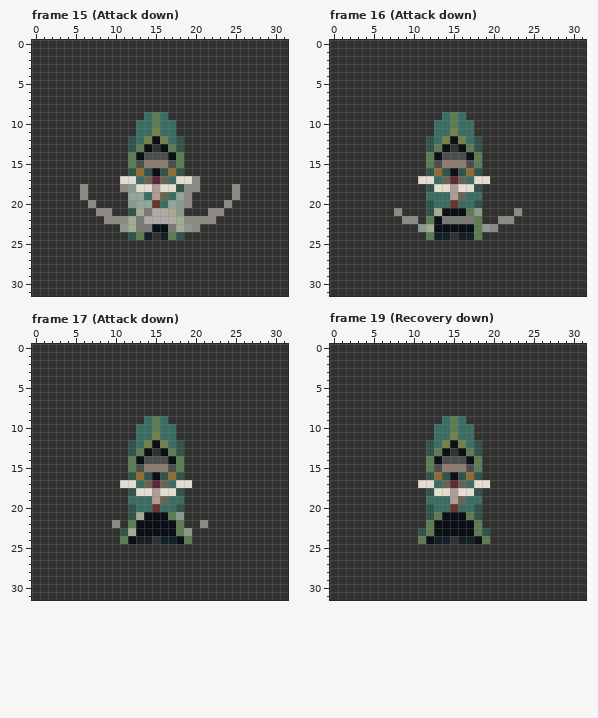
Pixel-art file -- Assets/Sprites/Hero.ase. This is how it looked before the edit.
32x32 pixels, 33 frames. Colours within 5 levels of each other are drawn and written as one. Shown: frame 15 (Attack down), frame 16 (Attack down), frame 17 (Attack down), frame 19 (Recovery down). The commit also changed other frames, which this record leaves out.
After:
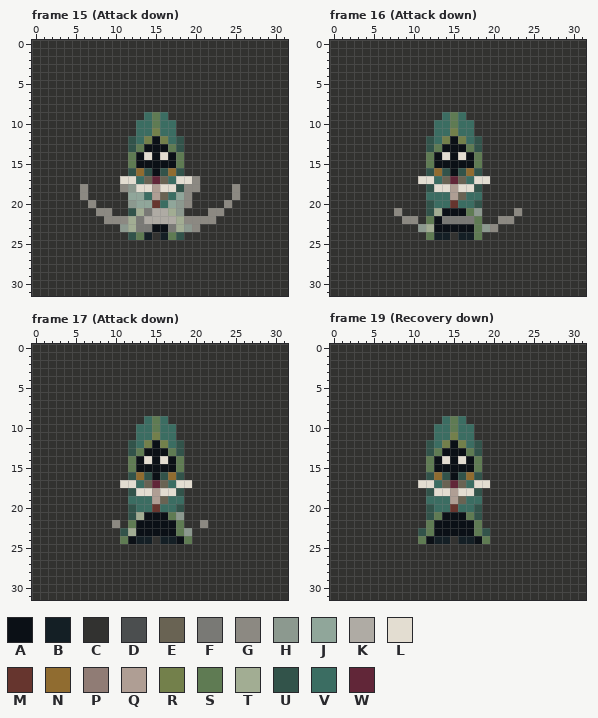
Palette (. is transparent): A #0b1016  B #141f25  C #323230  D #4b4e4f  E #696353  F #797975  G #8c8982  H #8c998f  J #90a69a  K #afaba4  L #e3ddd1  M #66352e  N #906c30  P #907c75  Q #af9e94  R #73804b  S #5f7b53  T #a2ad93  U #32534a  V #3b6d62  W #612638
Changes in this commit:
Frame 15 (Attack down), layer "head":
y 13: x 15 C -> A
y 14: x 14..16 DDD -> LAL
y 15: x 13..17 DPPPD -> AAAAA
Frame 16 (Attack down), layer "head": the same change as frame 15 (Attack down)
Frame 17 (Attack down), layer "head": the same change as frame 15 (Attack down)
Frame 19 (Recovery down), layer "head": the same change as frame 15 (Attack down)
Where, in picture pixels (left, top, right, bottom), the same in both pictures:
changed: (136, 144, 176, 168)
changed: (434, 144, 474, 168)
changed: (136, 448, 176, 472)
changed: (434, 448, 474, 472)
